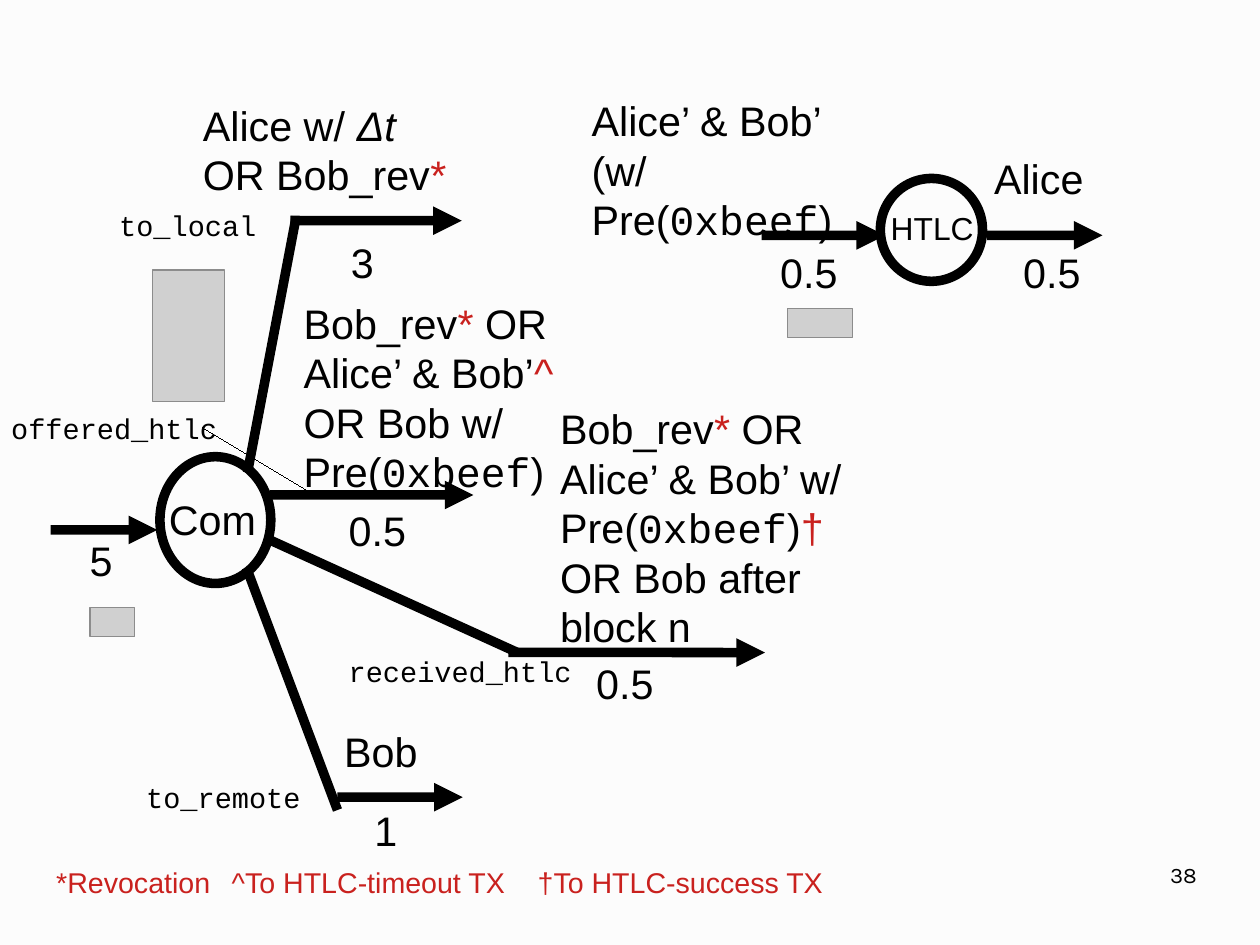
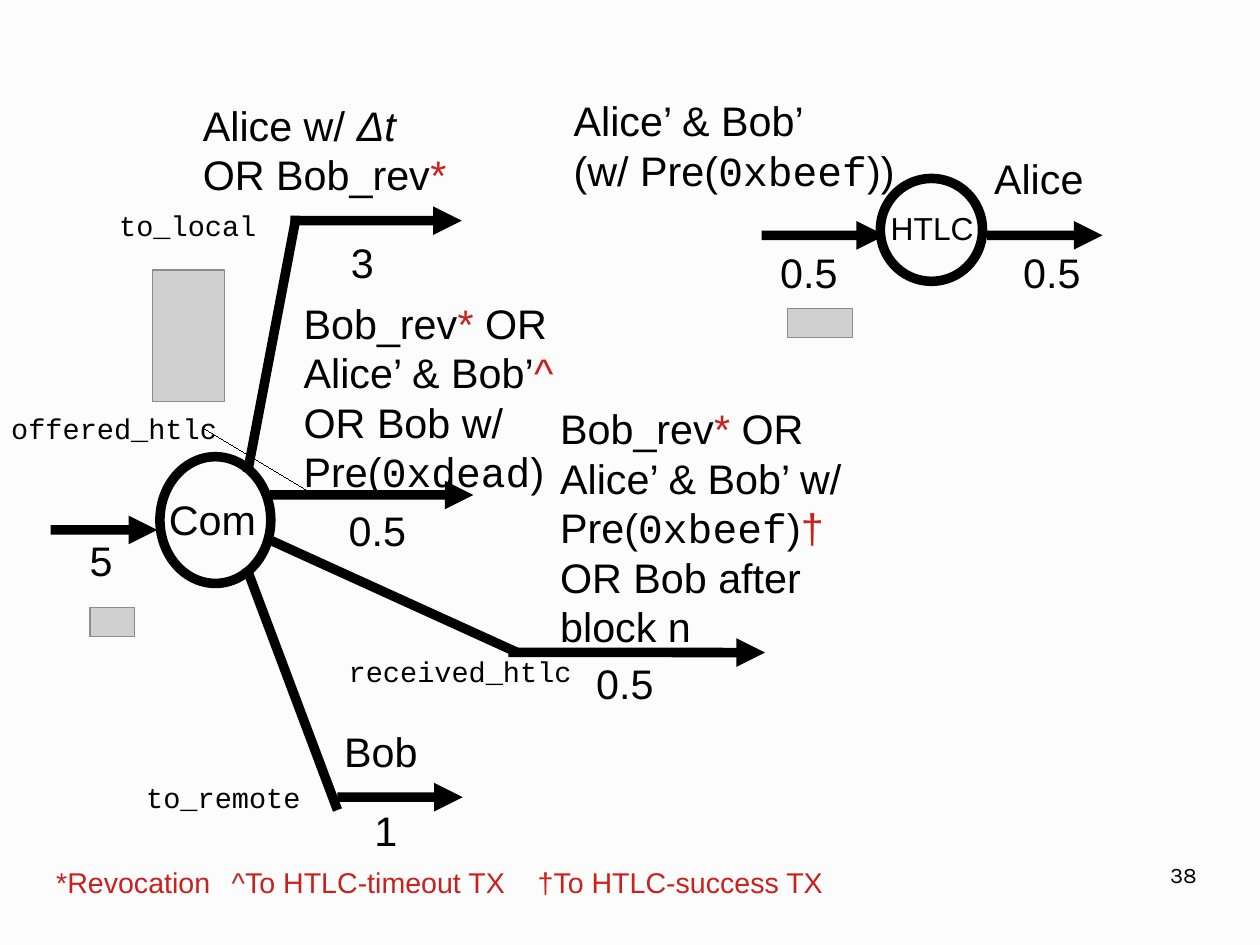
Before and after one commit to OrfeasLitos/PaymentChannels, a slide deck: slide 38 of ln-slides/slides.odp. Drawn at 1260x945 pixels with LibreOffice and Linux fonts; fonts in the diff are those of the drawing; grey boxes stand for pictures. Boxes give left, top, right and bottom in pixels: in the first picture for what was removed or moved away, otherwise in the second. Text is boxed around its words. In the diff, an @@ line names an element or a change of style, - is before the commit and + after.

```diff
--- a/ln-slides/slides.odp
+++ b/ln-slides/slides.odp
@@ text "Alice’ & Bob’": place and size @@
-text "Alice’ & Bob’" at [592, 106, 833, 244]
+text "Alice’ & Bob’" at [574, 106, 895, 194]
@@ text at [574, 156, 895, 194]: text changed @@
-(w/ Pre(0xbeef)
+(w/ Pre(0xbeef))
@@ text at [304, 309, 553, 496]: text changed @@
-Bob_rev* OR Alice’ & Bob’^ OR Bob w/ Pre(0xbeef)
+Bob_rev* OR Alice’ & Bob’^ OR Bob w/ Pre(0xdead)
```
Also in this commit, not shown: 1 other file.
